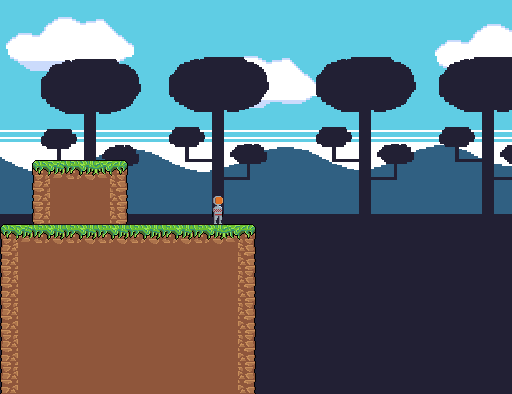
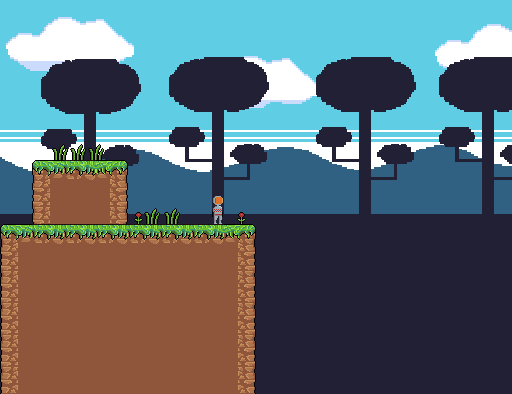
Before/after of a 512px x 394px layered artwork. What changed in the layer stack:
painted on "Layer #3" over [52,144,246,239]
